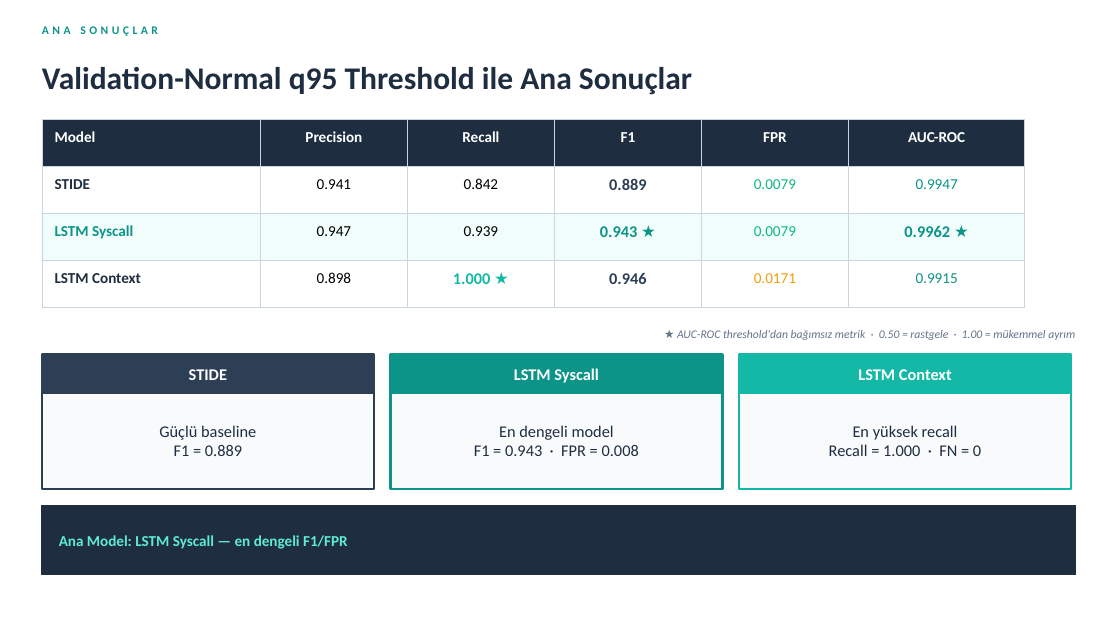
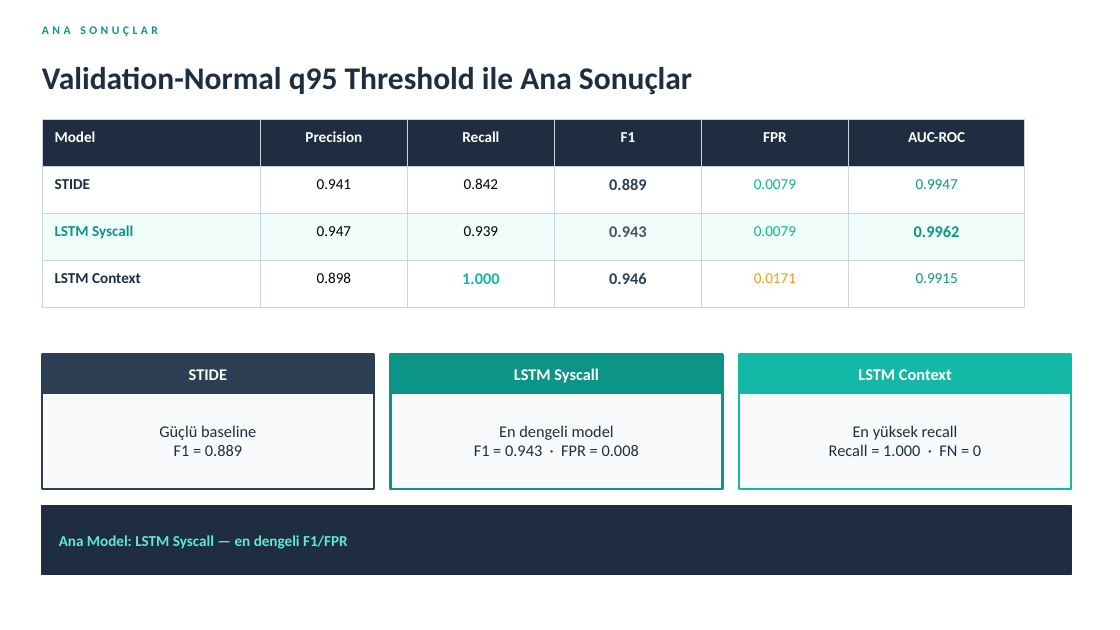
Before and after one commit to Emirhanmu/LSTM-Based-HIDS-on-System-Call-Sequences, a slide deck: slide 6 of presentations/Final_Presentation.pptx. Drawn at 1120x630 pixels with LibreOffice and Linux fonts; fonts in the diff are those of the drawing. Boxes give left, top, right and bottom in pixels: in the first picture for what was removed or moved away, otherwise in the second. Text is boxed around its words. In the diff, an @@ line names an element or a change of style, - is before the commit and + after.

```diff
--- a/presentations/Final_Presentation.pptx
+++ b/presentations/Final_Presentation.pptx
@@ table at <box>42,119,1025,308</box> @@
-row 3, column 4: 0.943 ★
+row 3, column 4: 0.943
-row 3, column 6: 0.9962 ★
+row 3, column 6: 0.9962
-row 4, column 3: 1.000 ★
+row 4, column 3: 1.000
@@ text removed at <box>677,330,1075,340</box> @@
-★ AUC-ROC threshold'dan bağımsız metrik · 0.50 = rastgele · 1.00 = mükemmel ayrım
@@ rectangle: place and size @@
-rectangle at <box>42,506,1075,575</box>
+rectangle at <box>42,506,1071,575</box>
```
Also in this commit, not shown: 8 other slides changed.
